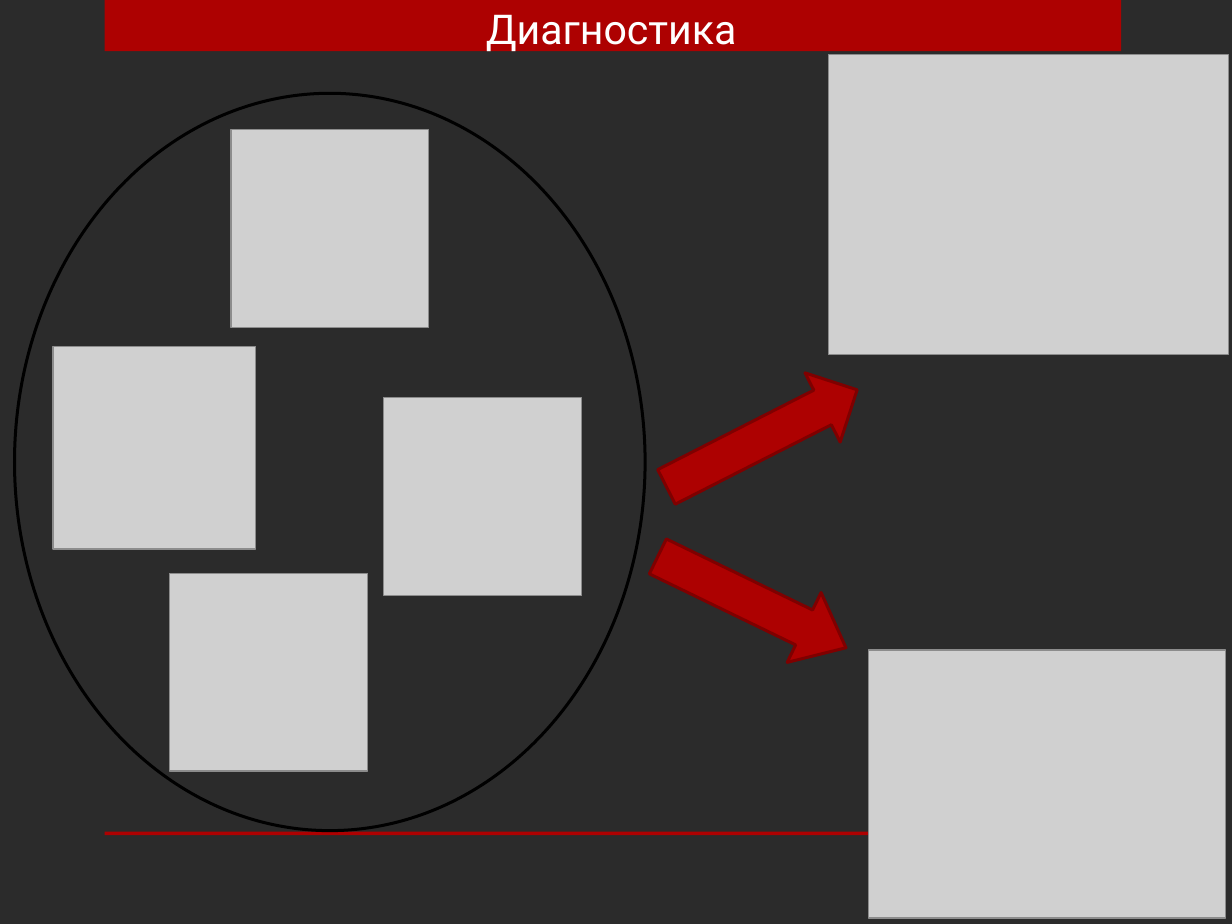
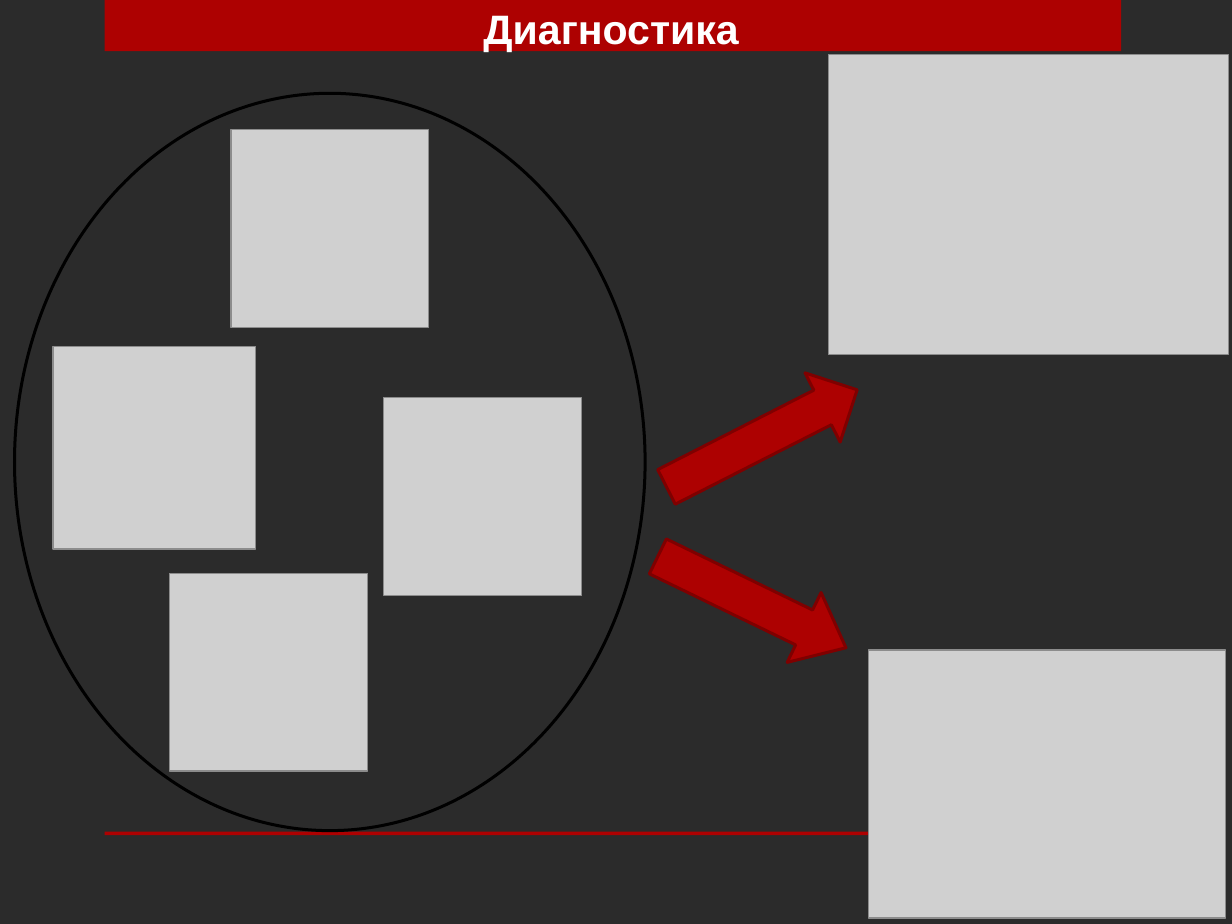
Before and after one commit to AnnaIbakaeva/Genetic, a slide deck: slide 3 of Диплом/Магистратура.Ибакаева.pptx. Drawn at 1232x924 pixels with LibreOffice and Linux fonts; fonts in the diff are those of the drawing; grey boxes stand for pictures; background and template pictures are left out; a plain dark background stands for a picture behind light text. Boxes give left, top, right and bottom in pixels: in the first picture for what was removed or moved away, otherwise in the second. Text is boxed around its words. In the diff, an @@ line names an element or a change of style, - is before the commit and + after.

```diff
--- a/Диплом/Магистратура.Ибакаева.pptx
+++ b/Диплом/Магистратура.Ибакаева.pptx
@@ title "Диагностика" at [483, 15, 738, 52]: font Roboto to Arial, bold on @@
```
Also in this commit, not shown: 8 other slides changed, 1 slide added, 1 slide removed, 1 other file.
